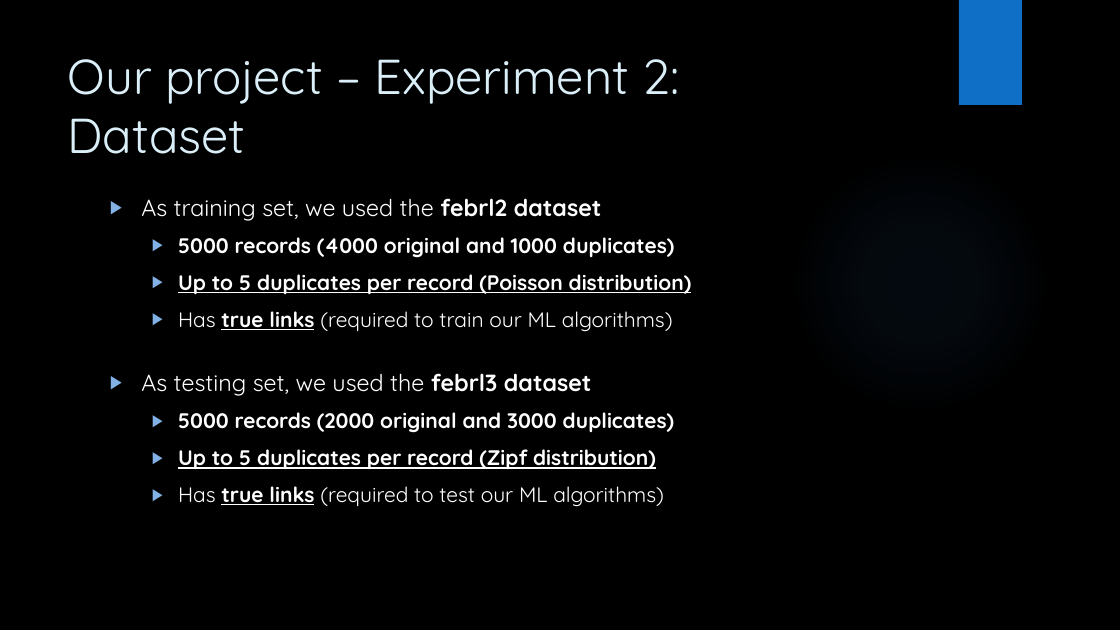
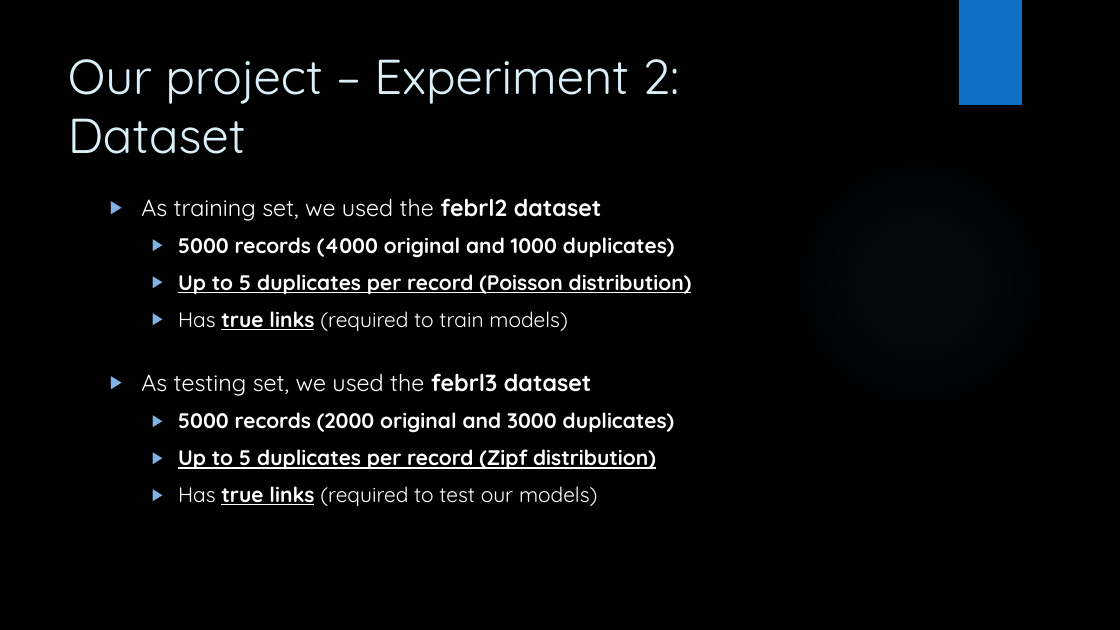
Before and after one commit to frenkowski/ML_aided_RecordLinkage, a slide deck: slide 26 of DA_project_slides.pptx. Drawn at 1120x630 pixels with LibreOffice and Linux fonts; fonts in the diff are those of the drawing; background and template pictures are left out. Boxes give left, top, right and bottom in pixels: in the first picture for what was removed or moved away, otherwise in the second. Text is boxed around its words. In the diff, an @@ line names an element or a change of style, - is before the commit and + after.

```diff
--- a/DA_project_slides.pptx
+++ b/DA_project_slides.pptx
@@ text at [178,311,567,331]: text changed @@
-  ▶ Has true links (required to train our ML algorithms)
+  ▶ Has true links (required to train models)
@@ text at [178,486,597,506]: text changed @@
-  ▶ Has true links (required to test our ML algorithms)
+  ▶ Has true links (required to test our models)
```
Also in this commit, not shown: 15 other slides changed.
